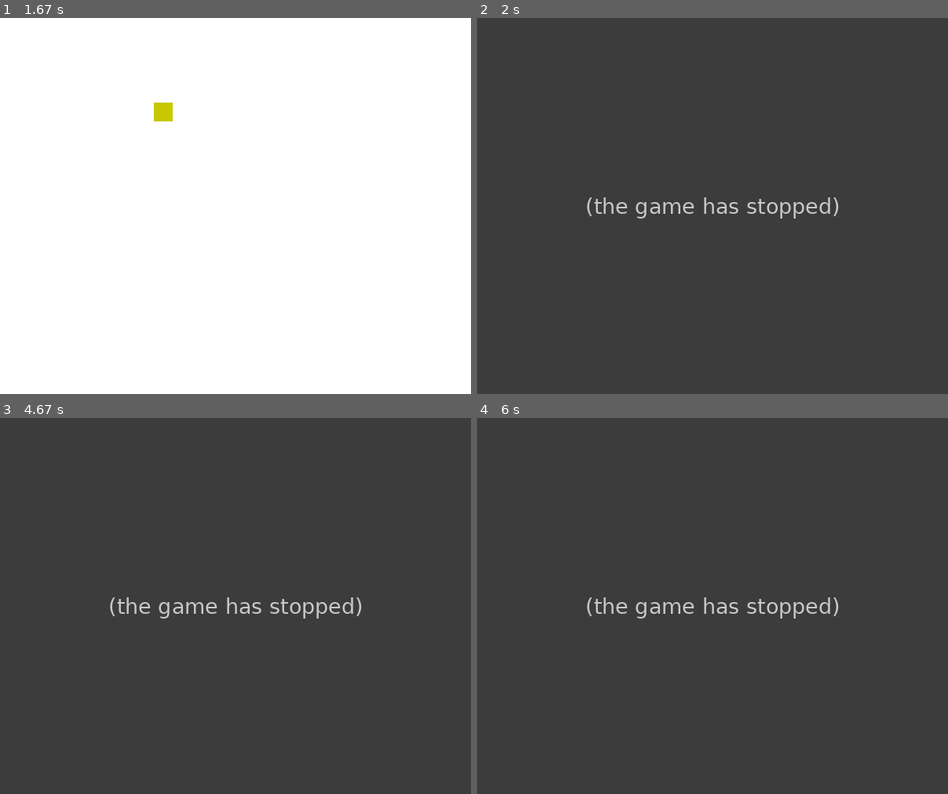
Above: before the commit, frames 1-4 (two rows, left to right).
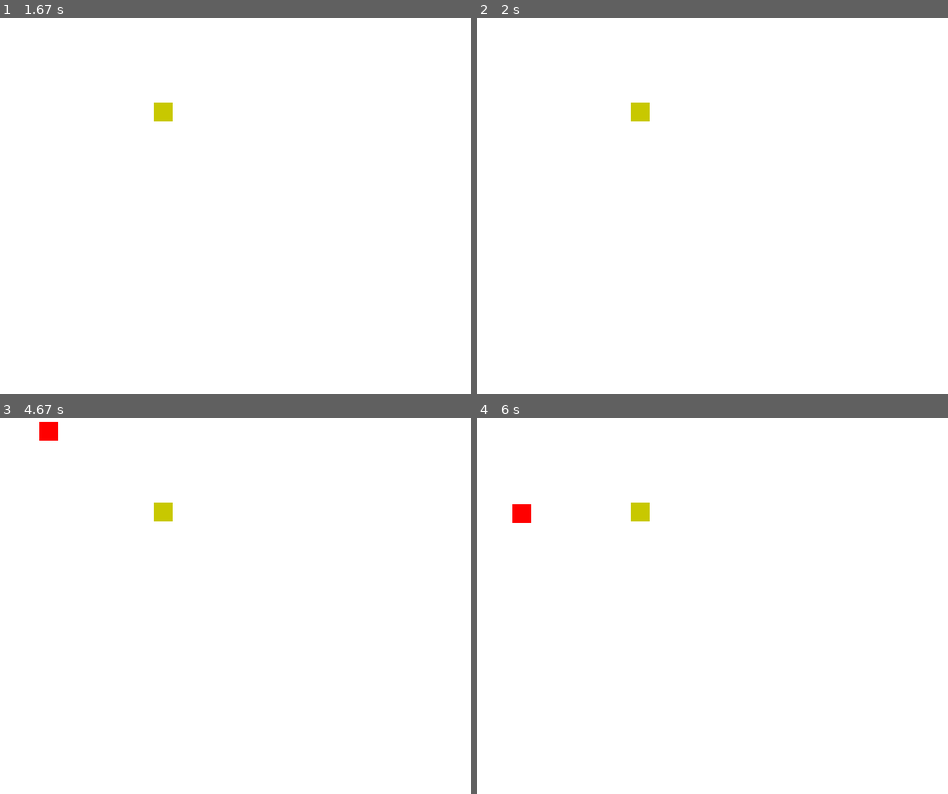
Above: after the commit, the same moments.

Repository: redsled84/pygame-example
Game: pygame game, started from main.py
The game is run twice, just before and just after one commit, with the same random seed, the same clock (stepped at 60 frames per second) and the same inputs.
Inputs:
- Up to frame 1 (1.67 s): hold D 0.33-0.8 s; hold W 0.83-1.13 s
- Up to frame 2 (2 s): hold Esc from 1.67 s (still down); hold A from 1.67 s (still down)
- Up to frame 3 (4.67 s): release Esc at 2.2 s; release A at 2.2 s; hold S 2.8-3.1 s; hold A 3.13-3.53 s; hold D 3.97-4.6 s; hold S from 4.63 s (still down)
- Up to frame 4 (6 s): release S at 5 s; hold A 5.03-5.5 s; hold D from 5.53 s (still down)

Frame 1 is identical in both runs. In frame 2, 100% of the frame differs, in the area x 0-100%, y 0-100%; in frame 3, 100%; in frame 4, 100%.
Before the commit the program exited at 1.68 s; later frames show no game.

Commit message:
More readable

Diff:
--- a/main.py
+++ b/main.py
@@ -1,16 +1,20 @@
+# Description: A small game where you grab "food", eat or die
+# Author: Lucas Black
 import pygame, random
 
+# Initialize pygame setup
 pygame.init()
 
+# Some global variables
 DIMENSIONS = (600, 480)
-SCREEN = pygame.display.set_mode(DIMENSIONS)
-CLOCK = pygame.time.Clock()
-TARGET_FPS=60
+SCREEN     = pygame.display.set_mode(DIMENSIONS)
+CLOCK      = pygame.time.Clock()
+TARGET_FPS = 60
+is_running = True
 
 pygame.display.set_caption('Simple Game')
 
-is_running = True
-
+# Dictionary for key input detection
 KEYS = {
 	"d": False,
 	"a": False,
@@ -28,6 +32,7 @@
 	if key == pygame.K_w:
 		KEYS['w'] = value
 
+# Width and height of player and food
 tile_size = 24
 player = [0, 0]
 speed = 5
@@ -45,28 +50,36 @@
 food = [random.randint(0, DIMENSIONS[0]-tile_size), \
 	random.randint(0, DIMENSIONS[1]-tile_size)]
 
-while is_running:
-	for event in pygame.event.get():
-		if event.type == pygame.KEYDOWN:
-			changeKeys(event.key, True)
-			if event.key == pygame.K_ESCAPE:
-				is_running = False
-		if event.type == pygame.KEYUP:
-			changeKeys(event.key, False)
-		if event.type == pygame.QUIT:
+def updateEvents(event):
+	if event.type == pygame.KEYDOWN:
+		changeKeys(event.key, True)
+
+		if event.key == pygame.K_ESCAPE:
 			is_running = False
+	if event.type == pygame.KEYUP:
+		changeKeys(event.key, False)
+	if event.type == pygame.QUIT:
+		is_running = False
 
-	# Other updates
+def updatePlayerFoodCollision():
+	# AABB collision detection
 	if food[0] < player[0] + tile_size and \
 	food[0] + tile_size > player[0] and \
 	food[1] < player[1] + tile_size and \
 	food[1] + tile_size > player[1]:
+		# Reset the food's position to another random pos
 		food[0] = random.randint(0, DIMENSIONS[0]-tile_size)
 		food[1] = random.randint(0, DIMENSIONS[1]-tile_size)
 
-	SCREEN.fill((255,255,255))
+while is_running:
+	for event in pygame.event.get():
+		updateEvents(event)
 
-	# Draw here
+	updatePlayerFoodCollision()
+
+	# Fill white to draw over the previous frame's drawing updates
+	SCREEN.fill((255,255,255)) # Comment this line to get a drawing program effect
+
 	pygame.draw.rect(SCREEN, (255,0,0), (player[0], player[1], \
 		tile_size, tile_size))
 	pygame.draw.rect(SCREEN, (200,200,0), (food[0], food[1], \
@@ -74,8 +87,11 @@
 
 	pygame.display.update()
 
+	# Update player position
 	movement()
 
+	# Move onto the next frame
 	CLOCK.tick(TARGET_FPS)
 
+# Terminate pygame setup
 pygame.quit()
